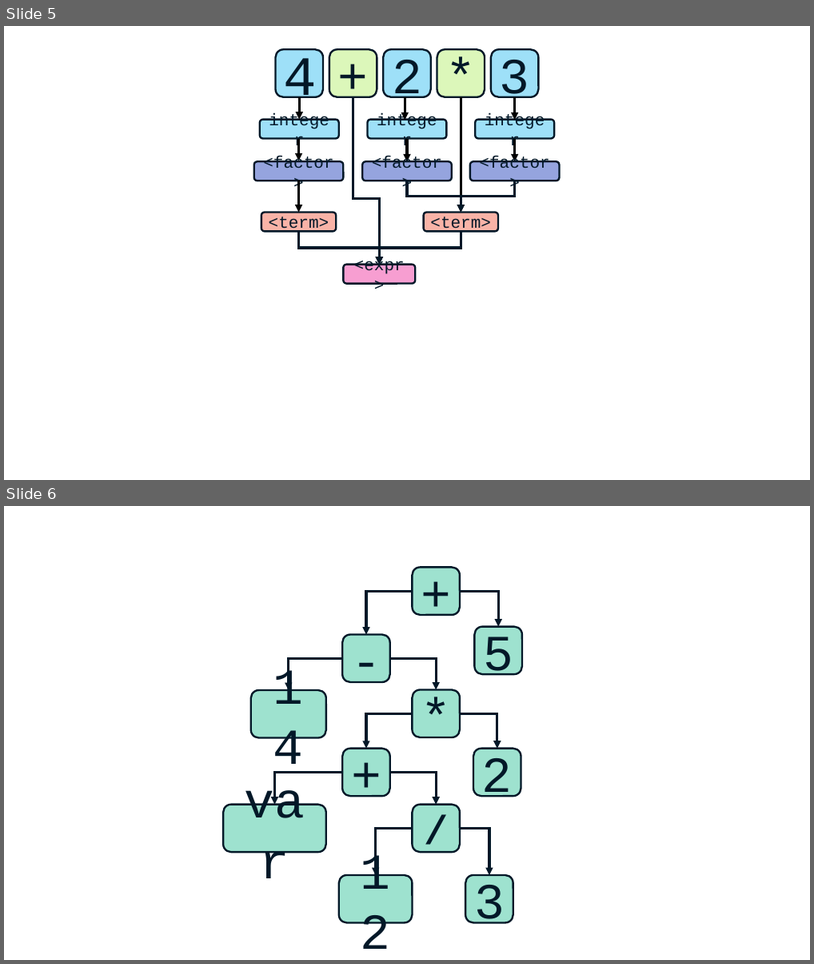
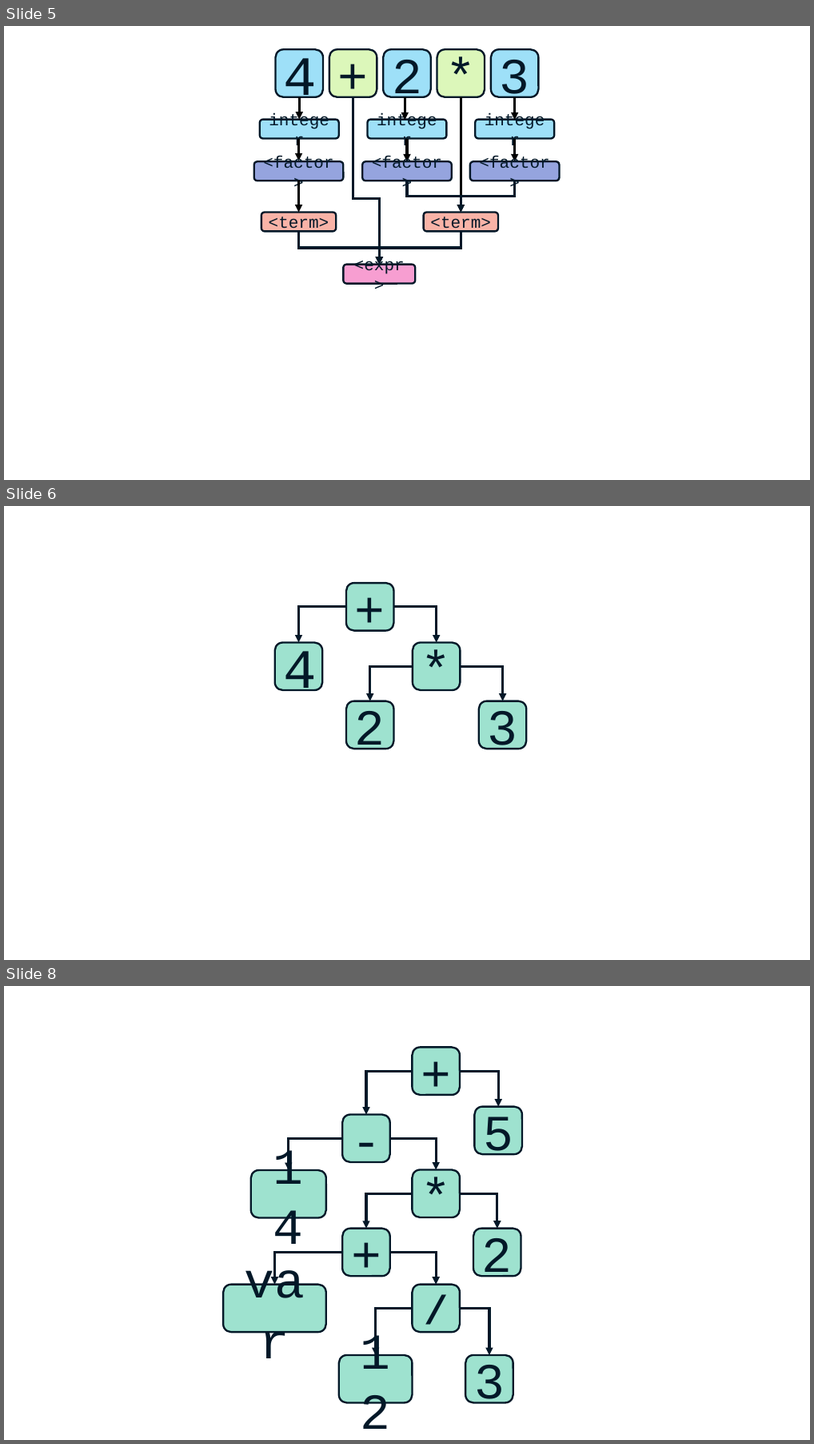
Before and after one commit to patrickWilliams07/ocr-erl-interpreter, a slide deck: diagrams.pptx. Shown one above the other, each under a label of ours: slides 5 and 6 before the commit, slides 5, 6 and 8 after it; the slides between them are not shown. The pictures are 814x964 and 814x1444 pixels, drawn with LibreOffice and Linux fonts; fonts in the diff are those of the drawing. Boxes give left, top, right and bottom in pixels: in the first picture for what was removed or moved away, otherwise in the second. Text is boxed around its words. In the diff, an @@ line names an element or a change of style, - is before the commit and + after.

```diff
--- a/diagrams.pptx
+++ b/diagrams.pptx
@@ slide 6 added at <box>4,506,810,960</box>, background #FFFFFF @@
@@ rounded rectangle added at <box>346,583,394,631</box>, fill #9EE2CF, outline #031828 2.25 pt, 60 pt, text #031828 @@
++
@@ elbow arrow added from (346, 607) to (298, 643), #031828 3 pt @@
@@ elbow arrow added from (394, 607) to (437, 643), #031828 3 pt @@
@@ rounded rectangle added at <box>275,643,323,691</box>, fill #9EE2CF, outline #031828 2.25 pt, 66 pt, text #031828 @@
+4
@@ rounded rectangle added at <box>413,643,461,691</box>, fill #9EE2CF, outline #031828 2.25 pt, 60 pt, text #031828 @@
+*
@@ elbow arrow added from (413, 666) to (370, 700), #031828 3 pt @@
@@ elbow arrow added from (461, 666) to (503, 700), #031828 3 pt @@
@@ rounded rectangle added at <box>346,700,394,748</box>, fill #9EE2CF, outline #031828 2.25 pt, 60 pt, text #031828 @@
+2
@@ rounded rectangle added at <box>479,700,526,748</box>, fill #9EE2CF, outline #031828 2.25 pt, 60 pt, text #031828 @@
+3
@@ what was slide 6 is now slide 8 @@
```
Also in this commit, not shown: 1 other slide added, 2 other files.
